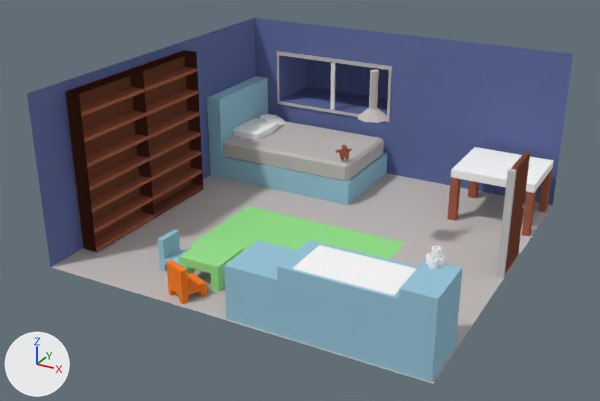
One commit to the Blender file all_art/New/Blenderfiles/maps/Room.blend: the scene before it, then after it.
Camera for both pictures: a 50 mm camera at (14.8, -28.8, 15.8) aimed at (-0.9, -0.3, 1.5). The axes (+X, +Y, +Z) are drawn at lower left. The lights are the same throughout.

The first picture shows 'Bed', 'BookShelf', 'BookShelf.001', 'Box', 'Chair', 'Chair.001', 'CleaningTable', 'Cylinder.001', 'Door', 'Madrass', 'Paper', 'Room', 'SmallTable.001', 'Table.002', 'window'.
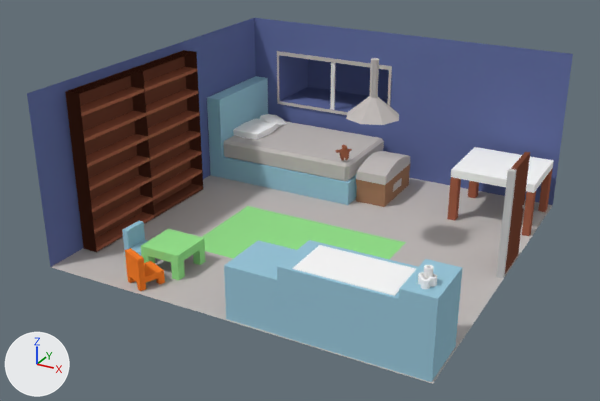
What differs and where, as boxes [x1, y1, x2, y2] in the pictures (600 x 401 px; the box of a moved part takes in the faces that stretch with it):
'SmallTable.001', moved
    before: [179, 238, 244, 292]
    after: [141, 229, 206, 280]
'Chest', added
    after: [356, 151, 410, 207]
    faces in mat_fönster_color_001 (light grey #c3bebb): [356, 151, 410, 192]
    faces in mat_bookshelf (brown #a57b5f): [356, 164, 410, 207]
'Chair.001', moved
    before: [166, 260, 207, 304]
    after: [125, 248, 165, 291]
'Cylinder.001', reshaped, moved (74% wider, 26% taller)
    before: [358, 70, 388, 123]
    after: [346, 58, 399, 125]
'Chair', moved
    before: [158, 230, 186, 271]
    after: [122, 221, 148, 260]
'Paper', moved
    before: [426, 246, 445, 269]
    after: [418, 265, 437, 289]
part 1 of me_cylinder, moved or reshaped
    before: [358, 108, 388, 123]
    after: [346, 97, 399, 125]

The change, as a list of edits to the scene's bpy script:
```text
Add mat_fönster_color_001:
    mat_fönster_color_001 = diffuse_material('fönster_color.001')
    mat_fönster_color_001.base_color = (0.549, 0.512, 0.497)  # light grey #c4bebb
Add mat_bookshelf:
    mat_bookshelf = diffuse_material('Bookshelf')
    mat_bookshelf.base_color = (0.376, 0.199, 0.114)  # brown #a57b5f
Change me_cylinder:
    where me_cylinder.from_pydata(...)  # 24 vertices, 18 faces; spans x -2.39..2.39, y -2.39..2.39, z -3.93..3.13
    used by ob_cylinder_001; location = (2.49, -0.72, 6.9); scale = (0.261, 0.261, 0.261)
    me_cylinder part 1
    me_cylinder.vertices[16].co: (0.0, 2.39, -3.93) -> (0.0, 4.14, -5.43)
    me_cylinder.vertices[17].co: (1.69, 1.69, -3.93) -> (2.93, 2.93, -5.43)  # pixel (387, 116) -> pixel (399, 114)
    me_cylinder.vertices[18].co: (2.39, 0.0, -3.93) -> (4.14, 0.0, -5.43)  # pixel (387, 120) -> pixel (398, 120)
    me_cylinder.vertices[19].co: (1.69, -1.69, -3.93) -> (2.93, -2.93, -5.43)  # pixel (378, 122) -> pixel (383, 125)
    me_cylinder.vertices[20].co: (0.0, -2.39, -3.93) -> (0.0, -4.14, -5.43)  # pixel (365, 122) -> pixel (360, 124)
    me_cylinder.vertices[21].co: (-1.69, -1.69, -3.93) -> (-2.93, -2.93, -5.43)  # pixel (357, 119) -> pixel (346, 118)
    me_cylinder.vertices[22].co: (-2.39, 0.0, -3.93) -> (-4.14, 0.0, -5.43)  # pixel (358, 115) -> pixel (347, 112)
    me_cylinder.vertices[23].co: (-1.69, 1.69, -3.93) -> (-2.93, 2.93, -5.43)
Add me_cube_033:
    me_cube_033.from_pydata(...)  # 70 vertices, 68 faces; spans x -0.01..1.02, y 0.0..2.21, z -1.0..0.3
    # faces by material slot: [46, 22]
    me_cube_033.materials.append(mat_bookshelf)  # brown #a57b5f
    me_cube_033.materials.append(mat_fönster_color_001)  # light grey #c4bebb
Change ob_cylinder_001:
    ob_cylinder_001.location: (2.49, -0.72, 6.9) -> (2.49, -0.72, 7.34)
Change ob_chair:
    ob_chair.location: (-3.04, -5.07, 1.37) -> (-4.8, -5.07, 1.37)
Change ob_smalltable_001:
    ob_smalltable_001.location: (-1.93, -5.52, 1.68) -> (-3.76, -5.52, 1.68)
Change ob_paper:
    ob_paper.location: (6.298, 7.57, 3.242) -> (6.548, 6.232, 3.242)
Change ob_chair_001:
    ob_chair_001.location: (-2.25, -6.47, 1.37) -> (-4.2, -6.47, 1.37)
Add ob_chest:
    ob_chest = bpy.data.objects.new('Chest', me_cube_033)
    ob_chest.location = (1.23, 6.89, 1.47)
    ob_chest.rotation_euler = (0.0, 0.0, -3.132)  # degrees (0, 0, -179)
    ob_chest.scale = (1.42, 1.42, 1.42)
```
